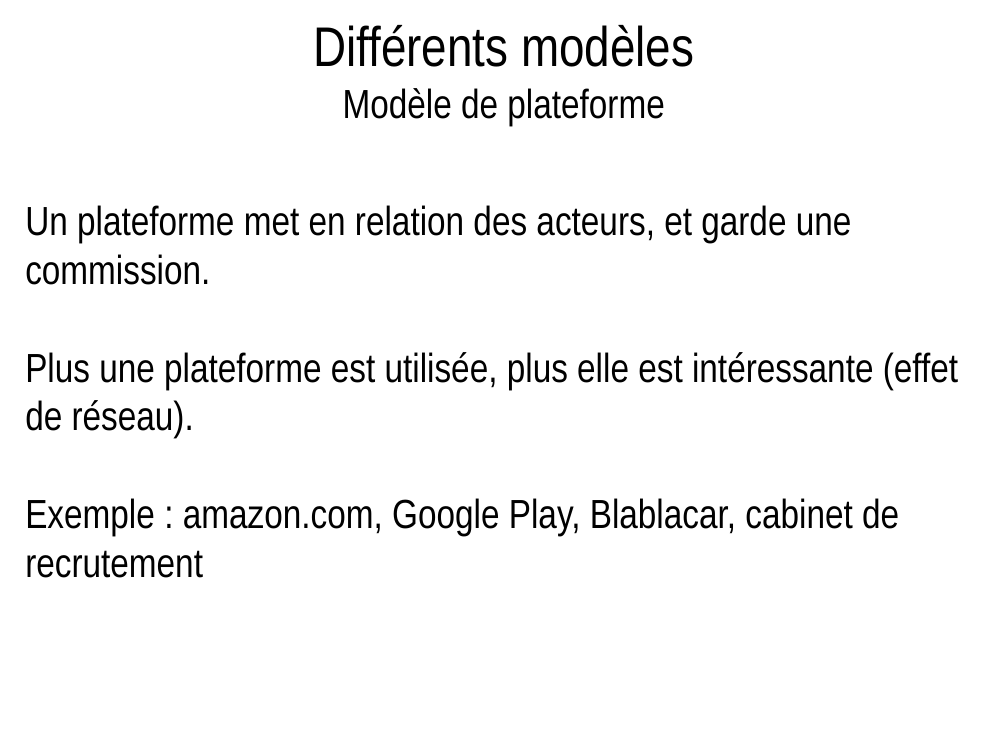
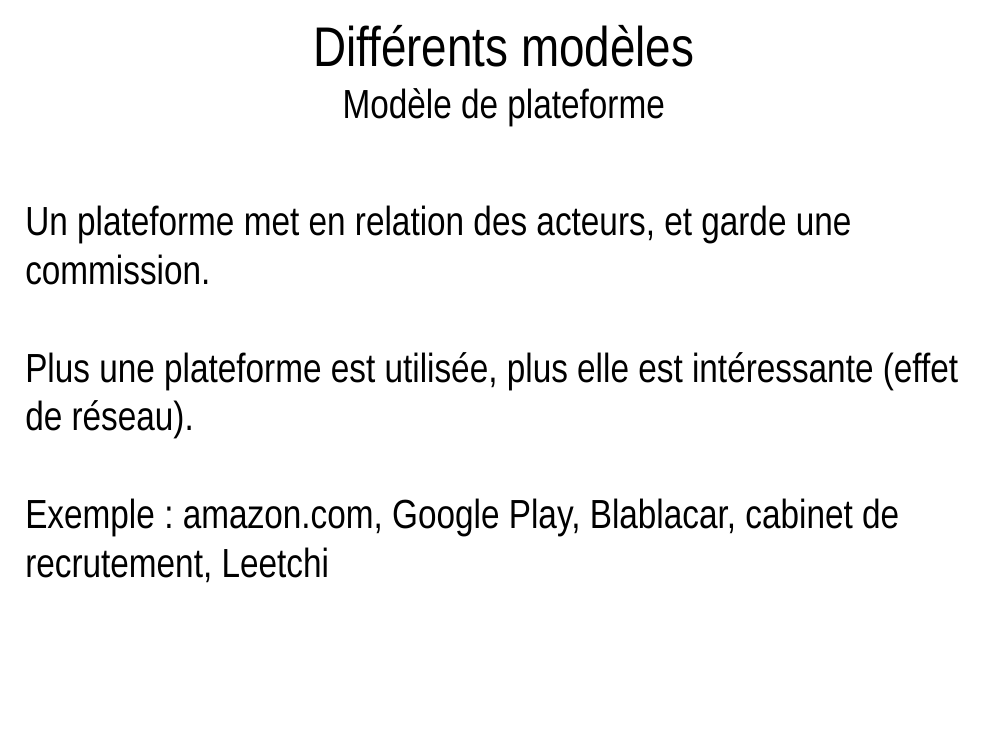
Before and after one commit to Preethi30S/intro-info, a slide deck: slide 15 of 2_modeles_economiques.odp. Drawn at 1008x756 pixels with LibreOffice and Linux fonts; fonts in the diff are those of the drawing. Boxes give left, top, right and bottom in pixels: in the first picture for what was removed or moved away, otherwise in the second. Text is boxed around its words. In the diff, an @@ line names an element or a change of style, - is before the commit and + after.

```diff
--- a/2_modeles_economiques.odp
+++ b/2_modeles_economiques.odp
@@ title at [25, 205, 958, 583]: text changed @@
-Un plateforme met en relation des acteurs, et garde une commission.
-Plus une plateforme est utilisée, plus elle est intéressante (effet de réseau).
-Exemple : amazon.com, Google Play, Blablacar, cabinet de recrutement
+Un plateforme met en relation des acteurs, et garde une commission.
+Plus une plateforme est utilisée, plus elle est intéressante (effet de réseau).
+Exemple : amazon.com, Google Play, Blablacar, cabinet de recrutement, Leetchi
```
Also in this commit, not shown: 3 other slides changed, 1 slide added, 4 other files.
